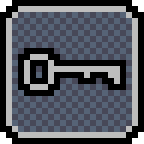
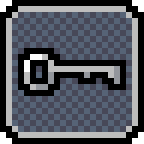
Two versions of the same layered image (w=144, h=144). Layer-by-layer changes:
renamed "Calque 1" to "Icon", painted on it over [24,54,120,90]
